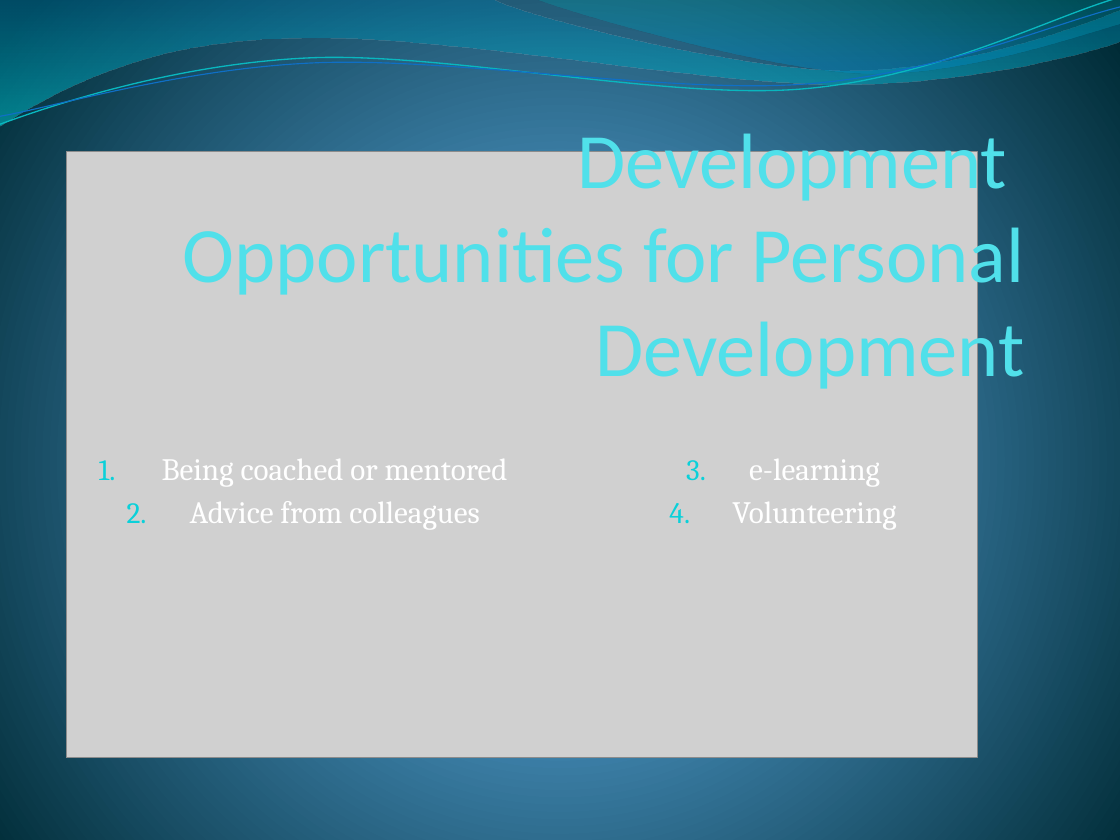
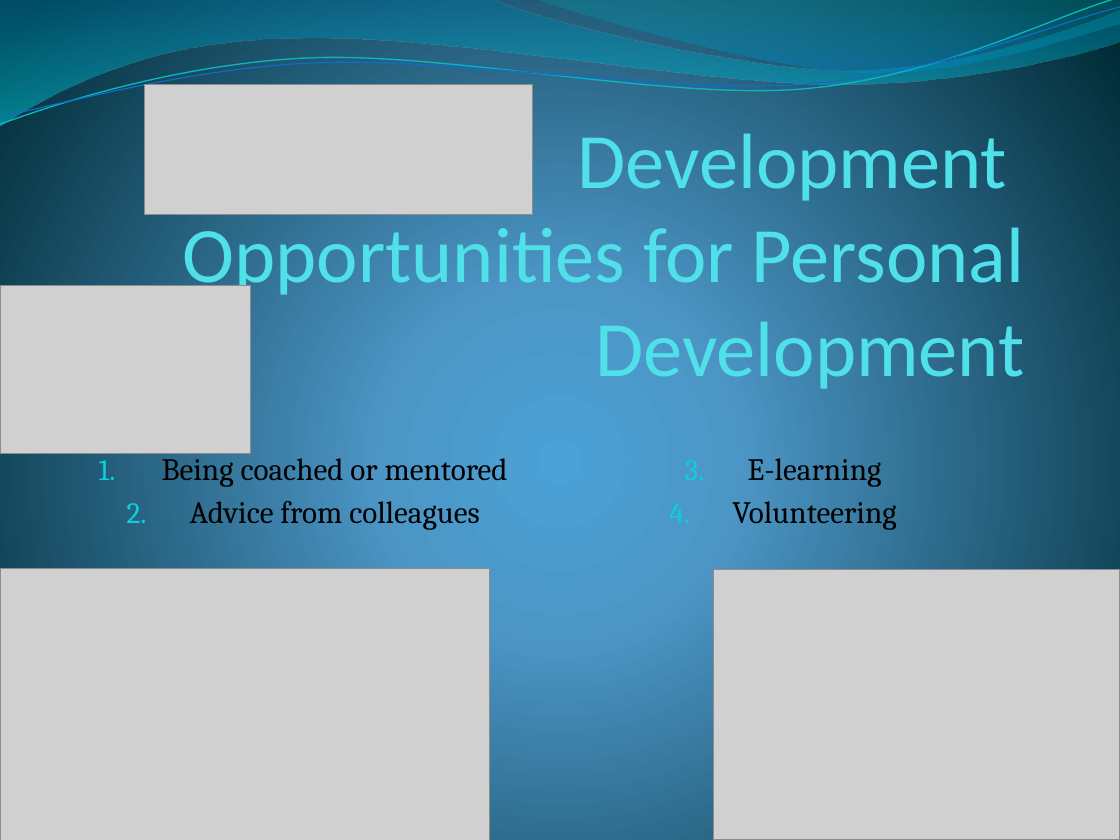
Before and after one commit to CrazeeIvan/ICT_P-PDev, a slide deck: slide 4 of Personal.pptx. Drawn at 1120x840 pixels with LibreOffice and Linux fonts; fonts in the diff are those of the drawing; grey boxes stand for pictures. Boxes give left, top, right and bottom in pixels: in the first picture for what was removed or moved away, otherwise in the second. Text is boxed around its words. In the diff, an @@ line names an element or a change of style, - is before the commit and + after.

```diff
--- a/Personal.pptx
+++ b/Personal.pptx
@@ picture added at box(144, 85, 532, 214) @@
@@ picture removed at box(66, 151, 978, 757) @@
@@ picture added at box(0, 286, 251, 454) @@
@@ subtitle at box(162, 452, 896, 530): text colour #FFFFFF to #000000 in "Being coached or mentored", "Advice from colleagues", "Volunteering" @@
@@ subtitle at box(748, 458, 882, 487): text changed; text colour #FFFFFF to #000000 @@
-3. e-learning
+3. E-learning
@@ picture added at box(0, 568, 489, 840) @@
@@ picture added at box(713, 569, 1120, 840) @@
```
Also in this commit, not shown: 5 other slides changed.
